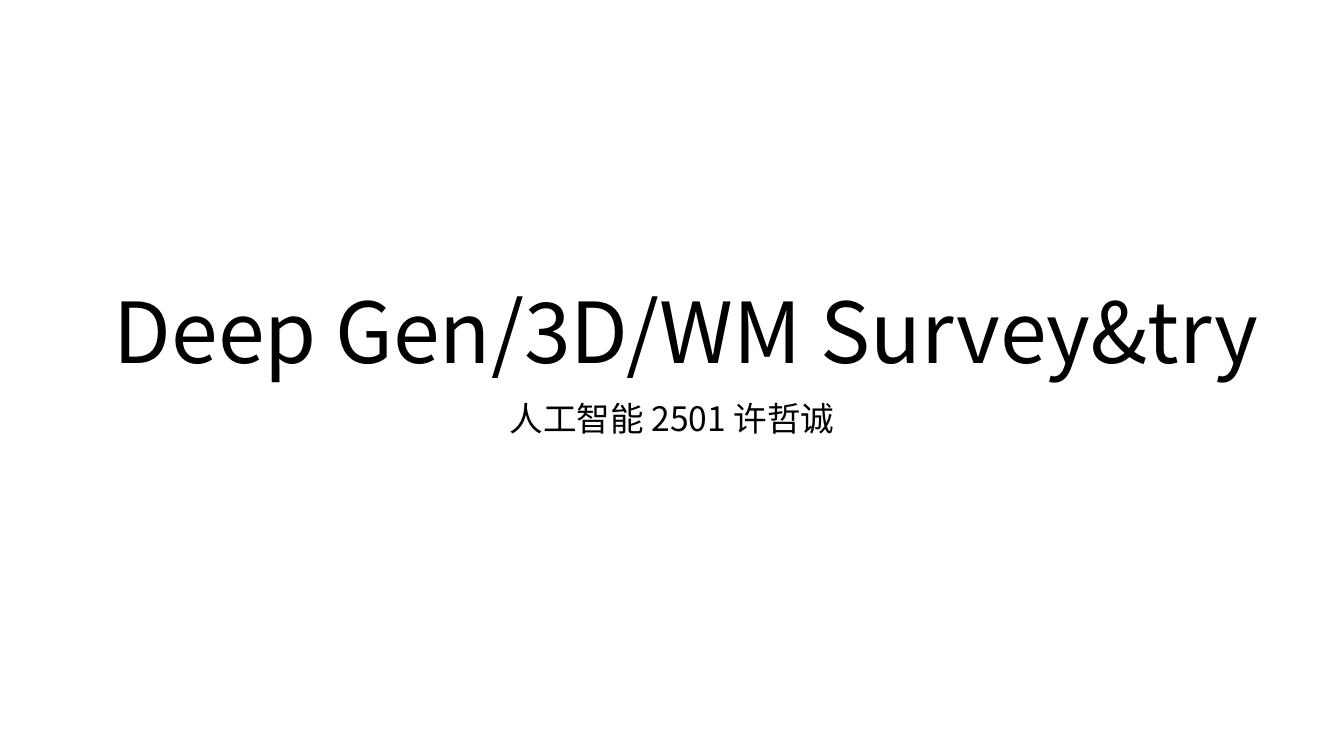
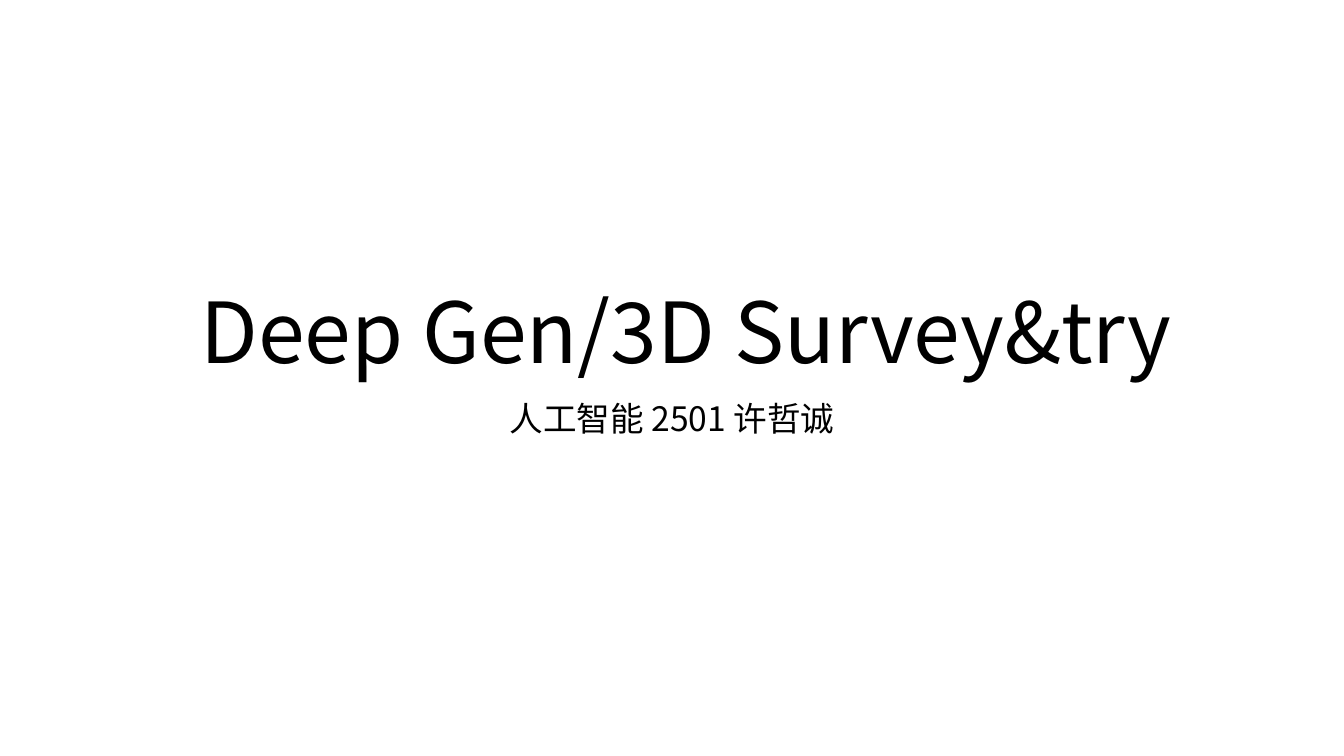
Before and after one commit to Napucheng/AI-refactor, a slide deck: slide 1 of DeepGen/DeepGen-3D-WM-Napucheng.pptx. Drawn at 1344x756 pixels with LibreOffice and Linux fonts; fonts in the diff are those of the drawing. Boxes give left, top, right and bottom in pixels: in the first picture for what was removed or moved away, otherwise in the second. Text is boxed around its words. In the diff, an @@ line names an element or a change of style, - is before the commit and + after.

```diff
--- a/DeepGen/DeepGen-3D-WM-Napucheng.pptx
+++ b/DeepGen/DeepGen-3D-WM-Napucheng.pptx
@@ title at [200, 296, 1172, 383]: text changed @@
-Deep Gen/3D/WM Survey&try
+Deep Gen/3D Survey&try
```
Also in this commit, not shown: 3 other slides changed, 2 slides added, 1 slide removed, 50 other files.
